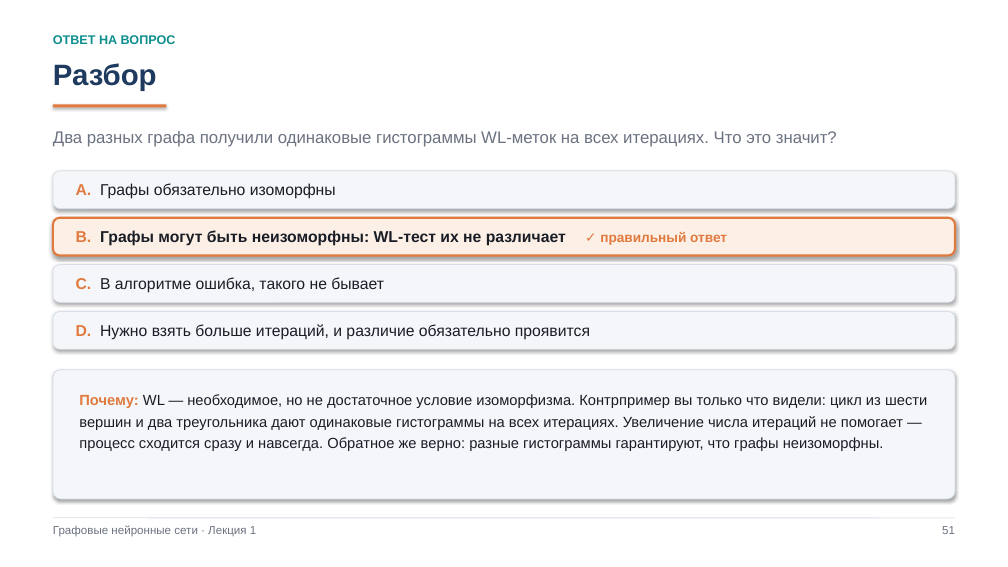
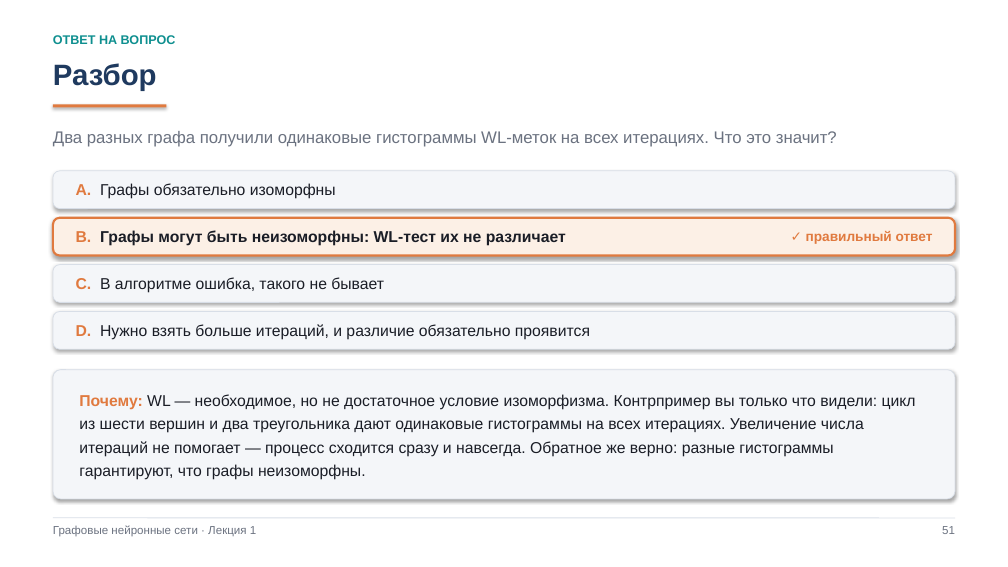
Before and after one commit to rustam-azimov/gnn-course-itmo, a slide deck: slide 52 of lectures/lecture01_intro.pptx. Drawn at 1008x567 pixels with LibreOffice and Linux fonts; fonts in the diff are those of the drawing. Boxes give left, top, right and bottom in pixels: in the first picture for what was removed or moved away, otherwise in the second. Text is boxed around its words. In the diff, an @@ line names an element or a change of style, - is before the commit and + after.

```diff
--- a/lectures/lecture01_intro.pptx
+++ b/lectures/lecture01_intro.pptx
@@ text at bbox=[76, 230, 566, 246]: text changed @@
-B. Графы могут быть неизоморфны: WL-тест их не различает ✓ правильный ответ
+B. Графы могут быть неизоморфны: WL-тест их не различает
@@ text added at bbox=[806, 231, 933, 244], 13 pt, text #E07A3F, bold @@
+✓ правильный ответ
@@ text "Почему: WL — необходимое, но ..." at bbox=[79, 394, 916, 480]: size 14 to 15 pt @@
```
Also in this commit, not shown: 7 other files.
